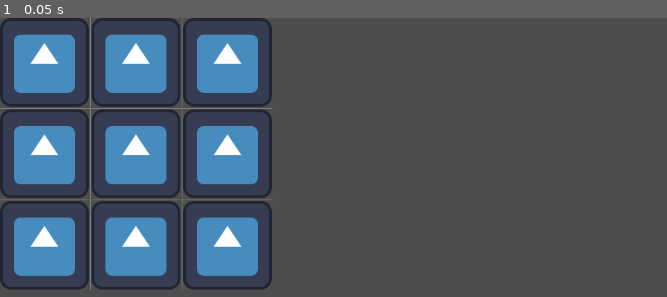
Above: before the commit, frame 1.
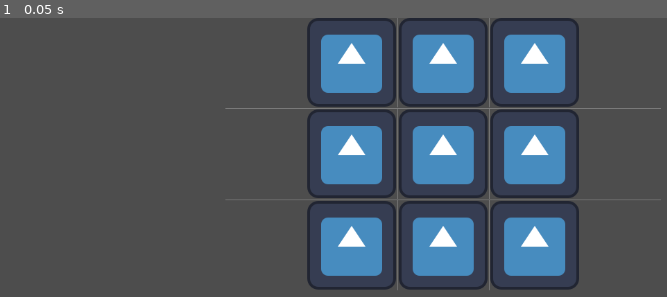
Above: after the commit, the same moment.

Repository: TheSecondReal0/caci-tictactoe
Game: Godot game, scene res://board/board.tscn
Two runs of this game, one before a commit and one after it. Both use one fixed random seed, a clock stepped at 60 frames per second and the inputs below. The project has no main scene, so this scene is started directly. The engine's default icon, where the game draws it, is replaced by a stand-in: a white triangle on a blue panel in a dark square.
Inputs:
- Up to frame 1 (0.05 s): no input

The runs differ from the first frame. In frame 1, 45% of the frame differs, in the area x 0-100%, y 0-98%.

Commit message:
added some plumbing to board UI

Diff:
--- a/board/board.gd
+++ b/board/board.gd
@@ -7,16 +7,32 @@
 @export var row_scene: PackedScene
 @export var cell_scene: PackedScene
 
-var cell_nodes: Array[Array]
+var cell_nodes: Array[Array] = []
+
+signal cell_pressed(row: int, col: int)
 
 # Called when the node enters the scene tree for the first time.
 func _ready():
 	create_board()
 
+# called when a cell is pressed
 func on_cell_pressed(row: int, col: int) -> void:
 	print("cell pressed: ", row, " ", col)
+	# emit the cell_pressed signal to notify any listeners
+	cell_pressed.emit(row, col)
+
+# clears board nodes and array
+func clear_board() -> void:
+	for node in row_container.get_children():
+		node.queue_free()
+	# reset cell_nodes to an empty array
+	cell_nodes.clear()
 
 func create_board(_dimensions: Vector2i = dimensions) -> void:
+	# make sure the board is clear before (re)building it
+	clear_board()
+
+	# create the amount of rows we need
 	for row in _dimensions.y:
 		create_row(row, _dimensions.x)
 		# add a line between rows, but not after the last one
@@ -30,6 +46,7 @@
 func create_row(row: int, columns: int = dimensions.x) -> void:
 	# create a new container to add cell nodes to
 	var row_node: Container = row_scene.instantiate()
+	var row_array: Array[Control] = []
 	for col in columns:
 		var cell: Control = instantiate_cell()
 		# connect pressed signal so that on_cell_pressed() will be called
@@ -37,6 +54,8 @@
 		# bind(row, col) lets us keep track of the position of the cell that
 		# was pressed without having to add complexity to the cell node
 		cell.pressed.connect(on_cell_pressed.bind(row, col))
+		# add it to row_array
+		row_array.append(cell)
 		row_node.add_child(cell)
 
 		# add a line between columns, but not after the last one
@@ -44,7 +63,8 @@
 			var separator: VSeparator = VSeparator.new()
 			row_node.add_child(separator)
 
-
+	# add row_array to cell_nodes
+	cell_nodes.append(row_array)
 	row_container.add_child(row_node)
 
 func instantiate_cell() -> Control:
--- a/board/board.tscn
+++ b/board/board.tscn
@@ -17,7 +17,8 @@
 cell_scene = ExtResource("3_4trgr")
 
 [node name="rows" type="VBoxContainer" parent="."]
-layout_mode = 0
-offset_right = 40.0
-offset_bottom = 40.0
+layout_mode = 2
+offset_left = 325.5
+offset_right = 951.5
+offset_bottom = 626.0
 theme_override_constants/separation = 0
